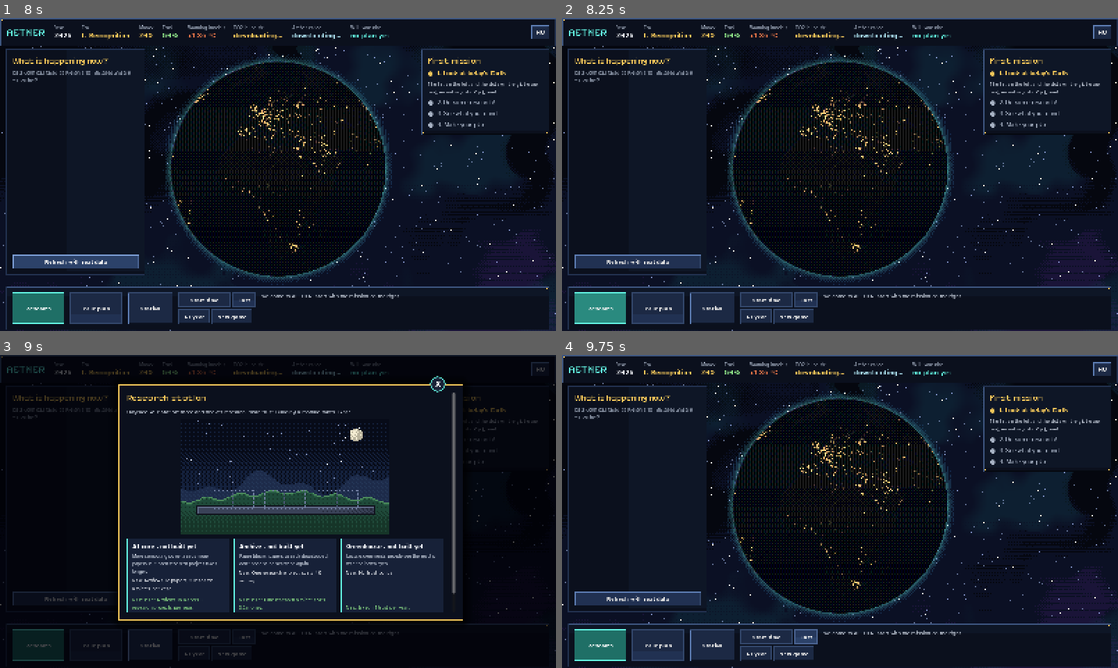
Above: before the commit, frames 1-4 (two rows, left to right).
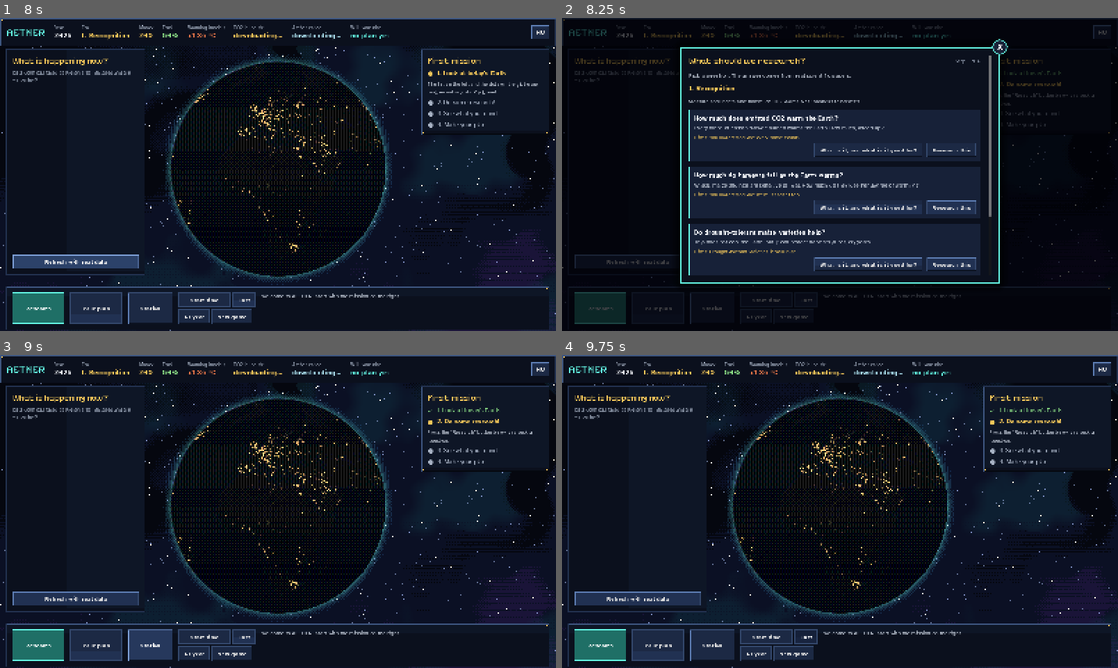
Above: after the commit, the same moments.

Repository: roadside/aether
Game: Godot game, scene res://scenes/main.tscn
Two runs of this game, one before a commit and one after it. Both use one fixed random seed, a clock stepped at 60 frames per second and the inputs below.
Inputs:
- Up to frame 1 (8 s): click "Start time" at 0.5 s; click "New game" at 1.25 s; click "Sure? Click again" at 2 s; click "Start time" at 2.75 s; click "New game" at 3.5 s; click "Sure? Click again" at 4.25 s; click "HU" at 5 s; click "EN" at 5.75 s; click "Refresh with real data" at 6.5 s; click "Refresh with real data" at 7.25 s
- Up to frame 2 (8.25 s): click "Research" at 8 s
- Up to frame 3 (9 s): click "Station" at 8.75 s
- Up to frame 4 (9.75 s): click "Fast" at 9.5 s

Frame 1 is identical in both runs. In frame 2, 40% of the frame differs, in the area x 0-100%, y 0-100%; in frame 3, 35%; in frame 4, 0.7%.
Error before the commit: Parse Error: Cannot find member "strip" in base "String". (res://scripts/research_flow.gd:204)

Commit message:
Javítás: strip() helyett strip_edges() (GDScript parse error)
Co-Authored-By: Claude Opus 5.5 <noreply@anthropic.com>
Claude-Session: https://claude.ai/code/session_01T6sPwaPiVjASr8DLyjC9bo

Diff:
--- a/AETHER_godot/scripts/research_flow.gd
+++ b/AETHER_godot/scripts/research_flow.gd
@@ -201,7 +201,7 @@
 	var m: Variant = r.get("magyarazat")
 	if typeof(m) == TYPE_DICTIONARY:
 		for part in [["mire_jo", "Mire jó?"], ["hatranyok", "Mi a gond vele?"], ["mennyire_bizonyitott", "Mennyire bizonyított?"]]:
-			if str(m.get(part[0], "")).strip() == "":
+			if str(m.get(part[0], "")).strip_edges() == "":
 				continue
 			var c := UI.card(UI.GOLD)
 			c.add_child(UI.label(L.t(part[1]), 17, UI.GOLD, true))
